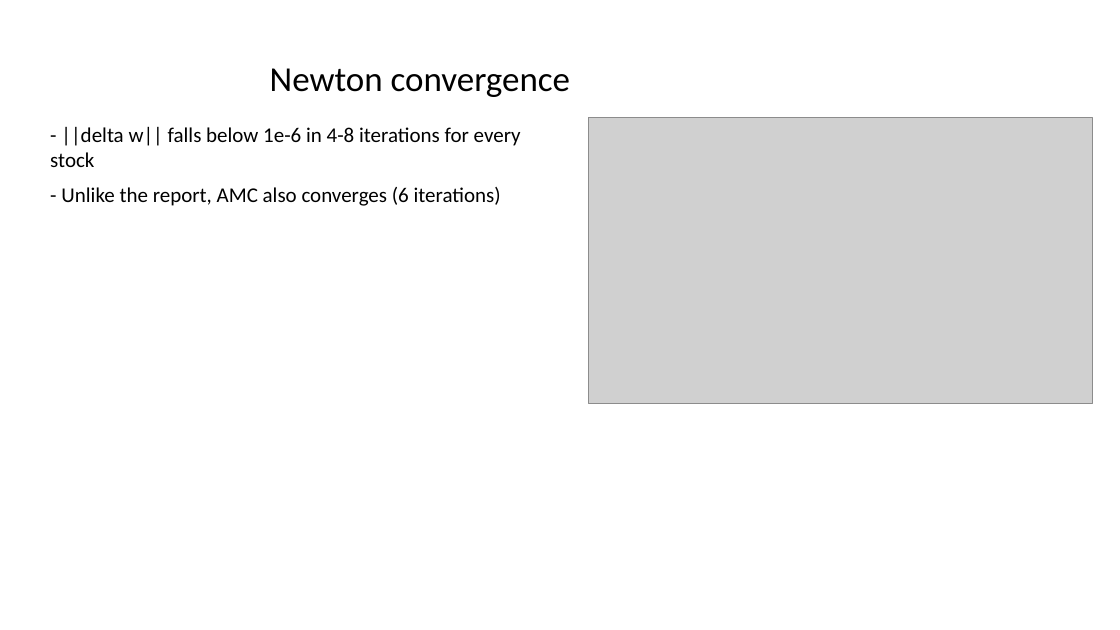
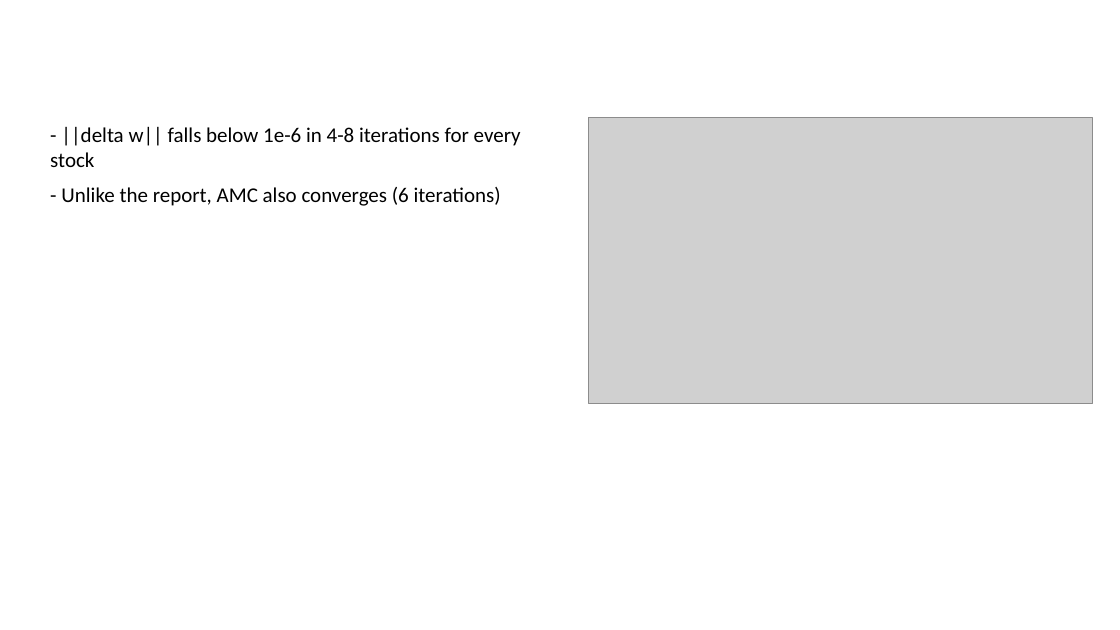
Before and after one commit to Prithvi-Aithal/wsb-market-prediction, a slide deck: slide 6 of docs/presentation.pptx. Drawn at 1120x630 pixels with LibreOffice and Linux fonts; fonts in the diff are those of the drawing; grey boxes stand for pictures. Boxes give left, top, right and bottom in pixels: in the first picture for what was removed or moved away, otherwise in the second. Text is boxed around its words. In the diff, an @@ line names an element or a change of style, - is before the commit and + after.

Commit message:
Fix chart legend overlap, soften tuning conclusion, center slide titles

```diff
--- a/docs/presentation.pptx
+++ b/docs/presentation.pptx
@@ title removed at <box>270,68,570,97</box> @@
-Newton convergence
```
Also in this commit, not shown: 11 other slides changed, 2 slides added, 2 slides removed, 5 other files.
